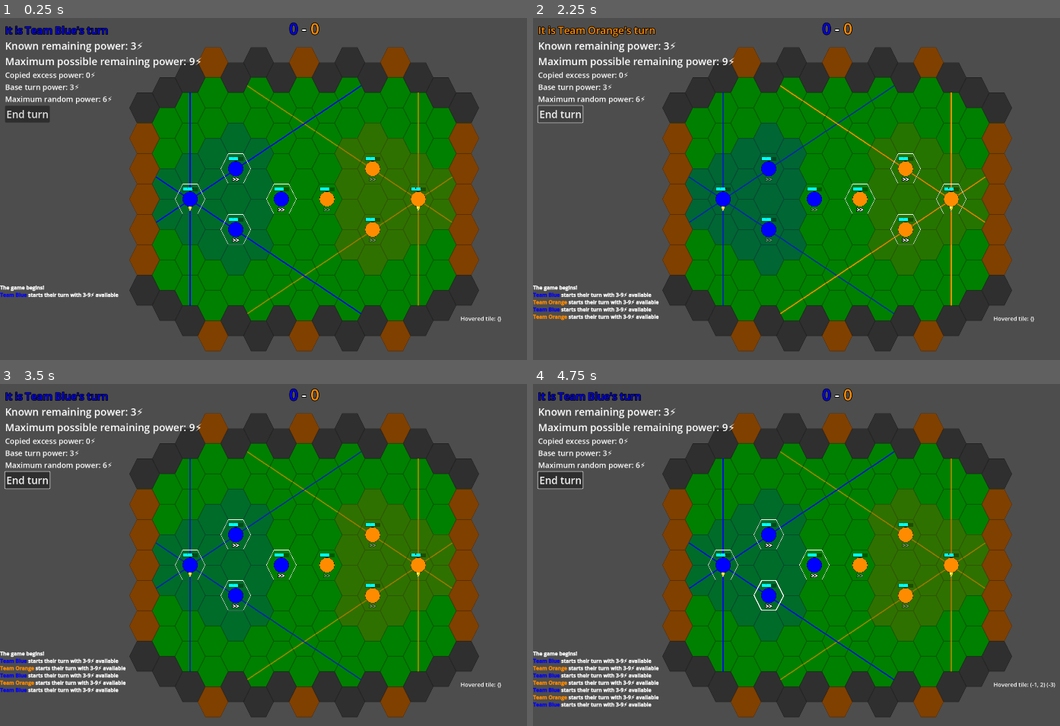
Above: before the commit, frames 1-4 (two rows, left to right).
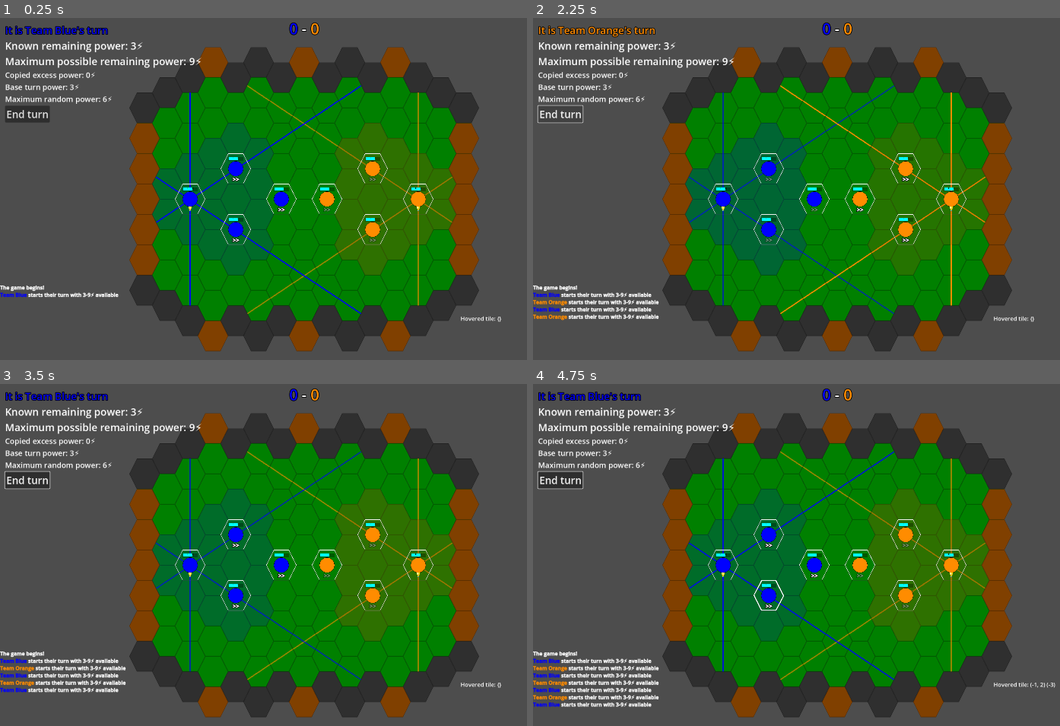
Above: after the commit, the same moments.

Repository: devencire/godot-conduit
Game: Godot game, scene res://scenes/world.tscn
Same seed, same stepped clock (60 frames per second), same inputs: the game is played once before the commit and once after it.
Inputs (mouse positions are in pixels of both pictures, inside the frame that each line leads up to):
- Up to frame 1 (0.25 s): no input
- Up to frame 2 (2.25 s): click "End turn" at 0.5 s; click "End turn" at 1.25 s; click "End turn" at 2 s
- Up to frame 3 (3.5 s): tap Enter at 2.75 s; move the mouse to (189, 575) at 2.77 s; click (189, 575) at 2.92 s
- Up to frame 4 (4.75 s): tap Space at 3.5 s; move the mouse to (770, 544) at 3.52 s; click (770, 544) at 3.67 s; tap Enter at 4.25 s; move the mouse to (770, 606) at 4.27 s; click (770, 606) at 4.42 s

The runs differ from the first frame. In frame 1, 0.1% of the frame differs, in the area x 59-83%, y 39-67%; in frame 2, 0.1%; in frame 3, 0.1%; in frame 4, 0.1%.

Commit message:
fix acted players not resetting on new turn

Diff:
--- a/scripts/Player.gd
+++ b/scripts/Player.gd
@@ -128,18 +128,18 @@
 	initialized.emit(self)
 
 func _turn_state_new_turn_started(_turn_state: TurnState) -> void:
-	_update_selection_tile()
 	if turn_state.active_team != team:
 		free_moves_remaining = 0
 		if status == Status.DAZED:
 			status = Status.OK
 			event_log.log('%s recovered from being dazed' % BB.player_name(self))
 		return
+	acted_this_turn = false
 	if can_act:
 		if not is_beacon:
 			free_moves_remaining = stats.free_moves_per_turn
 	dashes_used = 0
-	acted_this_turn = false
+	_update_selection_tile()
 
 func _unhandled_input(event):
 	if not selected or not moving:
